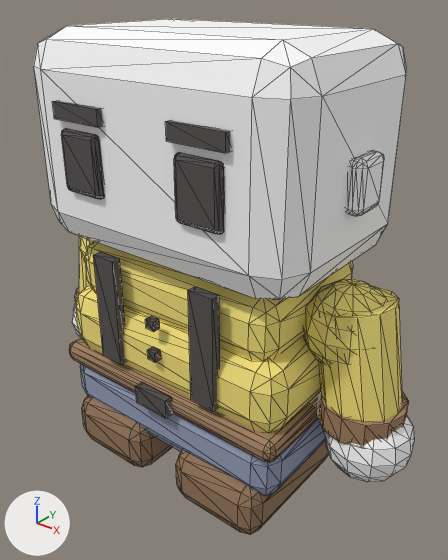
Two versions of the glTF model public/assets/models/characters/body-workshirt-yellow.glb, one commit apart.
One viewpoint serves both versions: a camera (50 mm lens) standing at (0.543, -0.661, 0.718) and looking at (0.017, -0.004, 0.311). The lights are fixed; the arrows at lower left show +X, +Y and +Z. The picture after the commit comes second. Mesh edges are drawn as thin lines. Vertices at exactly the same position are counted once.

Objects in the first picture: 'body-mesh', 'head-mesh'.
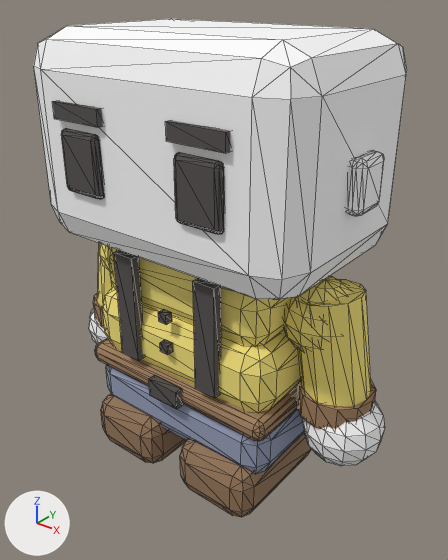
Scene script edits in JSON lines:
```json
{"block": "me_body_mesh", "where": "# used by ob_body_mesh; location = (0.0, 0.0, 0.0)"}
{"op": "remove", "block": "me_body_mesh", "code": "me_body_mesh.from_pydata(...)  # 708 vertices, 1332 faces; spans x -0.318..0.318, y -0.153..0.143, z 0.0..0.367"}
{"op": "add", "block": "me_body_mesh", "code": "me_body_mesh.from_pydata(...)  # 708 vertices, 1332 faces; spans x -0.271..0.271, y -0.135..0.119, z 0.0..0.365"}
{"block": "me_body_mesh", "change": "me_body_mesh part 1: the loose piece of 8 vertices spanning x -0.03..0.03, y -0.153..-0.139, z 0.15..0.18 is scaled about its middle by (0.917, 1, 1), then moved by (0.0, 0.025, 0.0)"}
{"block": "me_body_mesh", "change": "me_body_mesh part 2: the loose piece of 8 vertices spanning x -0.11..-0.07, y -0.143..-0.129, z 0.195..0.365 is scaled about its middle by (0.9, 1, 1), then moved by (0.015, 0.024, 0.0)"}
{"block": "me_body_mesh", "change": "me_body_mesh part 3: the loose piece of 8 vertices spanning x 0.07..0.11, y -0.143..-0.129, z 0.195..0.365 is scaled about its middle by (0.9, 1, 1), then moved by (-0.015, 0.024, 0.0)"}
{"block": "me_body_mesh", "change": "me_body_mesh part 4: the loose piece of 8 vertices spanning x -0.007..0.007, y -0.146..-0.134, z 0.233..0.247 is moved by (0.0, 0.025, 0.0)"}
{"block": "me_body_mesh", "change": "me_body_mesh part 5: the loose piece of 8 vertices spanning x -0.007..0.007, y -0.146..-0.134, z 0.282..0.297 is moved by (0.0, 0.025, 0.0)"}
{"block": "me_body_mesh", "change": "me_body_mesh part 6: the loose piece of 24 vertices spanning x 0.198..0.318, y -0.06..0.06, z 0.166..0.204 is scaled about its middle by (0.9, 0.9, 1), then moved by (-0.041, 0.0, 0.0)"}
{"block": "me_body_mesh", "change": "me_body_mesh part 7: the loose piece of 24 vertices spanning x -0.318..-0.198, y -0.06..0.06, z 0.166..0.204 is scaled about its middle by (0.9, 0.9, 1), then moved by (0.041, 0.0, 0.0)"}
{"block": "me_body_mesh", "change": "me_body_mesh part 8: 556 of 708 vertices moved; they spanned x -0.311..0.311, y -0.153..0.142, z 0.0..0.367 and now span x -0.265..0.265, y -0.135..0.117, z 0.0..0.363; mean shift (0.0, 0.001, 0.0); largest move (-0.225, 0.0, 0.243) -> (-0.165, 0.034, 0.345)"}
{"block": "me_body_mesh", "change": "other edits to the shape of me_body_mesh do not show in these pictures"}
{"block": "me_head_mesh", "where": "# used by ob_head_mesh; location = (0.0, 0.0, 0.0)"}
{"op": "remove", "block": "me_head_mesh", "code": "me_head_mesh.from_pydata(...)  # 444 vertices, 852 faces; spans x -0.334..0.334, y -0.159..0.15, z 0.083..0.662"}
{"op": "add", "block": "me_head_mesh", "code": "me_head_mesh.from_pydata(...)  # 444 vertices, 852 faces; spans x -0.29..0.29, y -0.159..0.15, z 0.087..0.662"}
{"block": "me_head_mesh", "change": "me_head_mesh part 9: 86 of 444 vertices moved; they spanned x 0.21..0.334, y -0.062..0.062, z 0.083..0.207 and now span x 0.174..0.29, y -0.058..0.058, z 0.087..0.203; mean shift (-0.04, 0.0, 0.0); largest move (0.284, -0.021, 0.088) -> (0.232, -0.022, 0.199)"}
{"block": "me_head_mesh", "change": "me_head_mesh part 10: 86 of 444 vertices moved; they spanned x -0.334..-0.21, y -0.062..0.062, z 0.083..0.207 and now span x -0.29..-0.174, y -0.058..0.058, z 0.087..0.203; mean shift (0.04, 0.0, 0.0); largest move (-0.272, 0.0, 0.083) -> (-0.221, 0.019, 0.199)"}
```

Pixel boxes (x1, y1, x2, y2) of what changed, in the pictures (448 x 560 px; the box of a moved part takes in the faces that stretch with it):
```json
{"object": "head-mesh", "change": "reshaped", "before": [34, 19, 414, 482], "after": [34, 19, 407, 466]}
{"object": "body-mesh", "change": "reshaped", "before": [69, 236, 409, 534], "after": [93, 243, 376, 517], "on screen": "17% narrower, 8% shorter"}
{"part": 1, "of": "me_body_mesh", "change": "moved or reshaped", "before": [136, 382, 173, 418], "after": [149, 375, 183, 409]}
{"part": 2, "of": "me_body_mesh", "change": "moved or reshaped", "before": [93, 252, 126, 365], "after": [114, 250, 144, 361]}
{"part": 3, "of": "me_body_mesh", "change": "moved or reshaped", "before": [188, 286, 220, 411], "after": [193, 278, 221, 398]}
{"part": 4, "of": "me_body_mesh", "change": "moved or reshaped", "before": [147, 347, 161, 363], "after": [160, 340, 173, 355]}
{"part": 5, "of": "me_body_mesh", "change": "moved or reshaped", "before": [145, 316, 160, 332], "after": [158, 309, 172, 325]}
{"part": 6, "of": "me_body_mesh", "change": "moved or reshaped", "before": [317, 391, 409, 446], "after": [297, 379, 376, 429]}
{"part": 7, "of": "me_body_mesh", "change": "moved or reshaped", "before": [75, 287, 79, 302], "after": [93, 293, 104, 328], "on screen": "mostly hidden"}
{"part": 8, "of": "me_body_mesh", "change": "moved or reshaped", "before": [69, 236, 402, 534], "after": [95, 243, 371, 517]}
{"part": 9, "of": "me_head_mesh", "change": "moved or reshaped", "before": [324, 416, 414, 482], "after": [302, 402, 385, 466]}
{"part": 10, "of": "me_head_mesh", "change": "moved or reshaped", "before": [72, 303, 82, 338], "after": [89, 307, 108, 344], "on screen": "mostly hidden before"}
```
